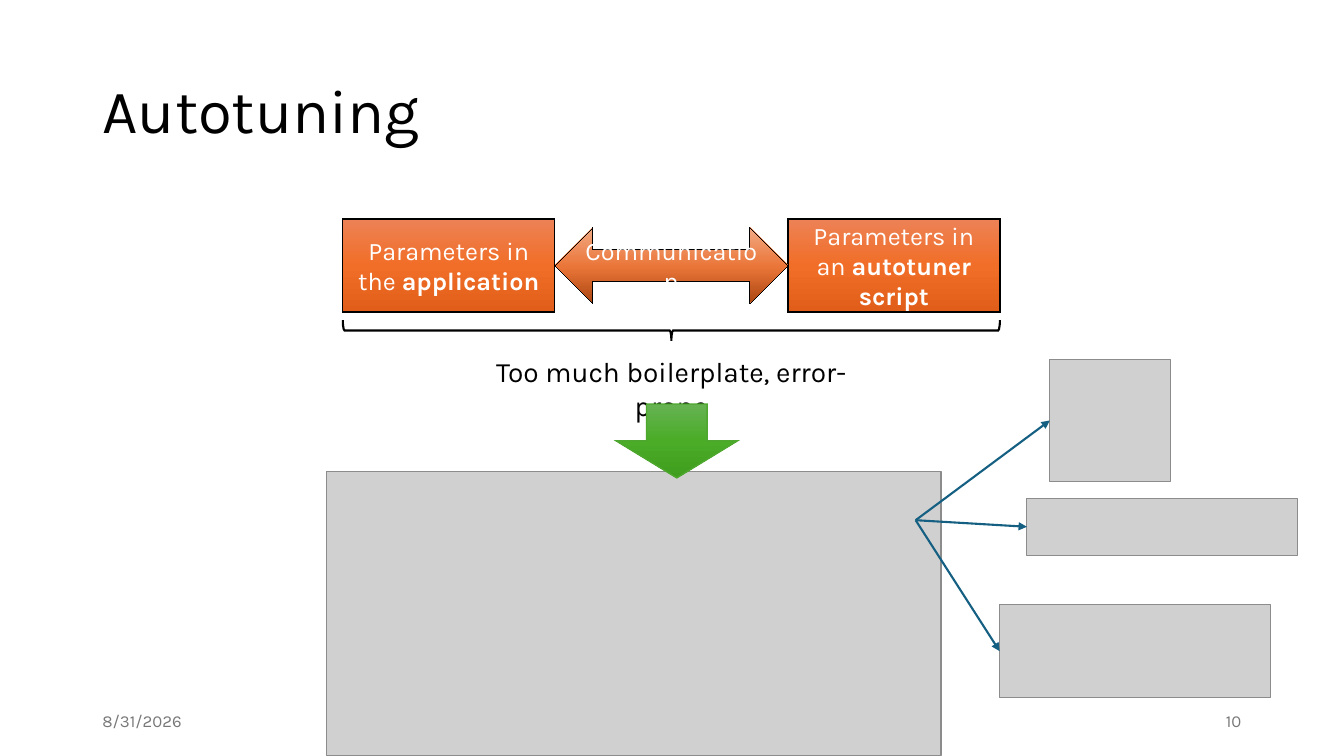
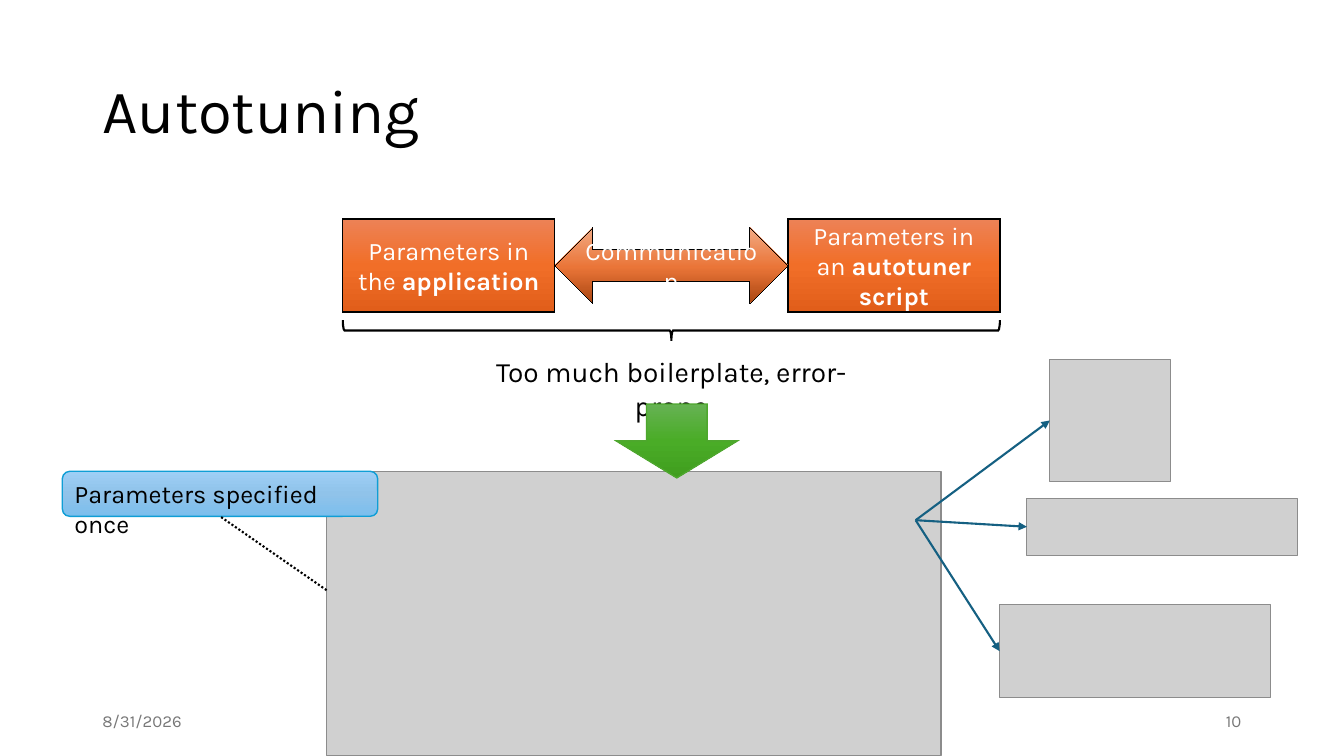
Before and after one commit to jiriklepl/phd-thesis, a slide deck: slide 10 of slides/Optimizing Memory Layouts and Traversal Orders in High-Performance Computing.pptx. Drawn at 1344x756 pixels with LibreOffice and Linux fonts; fonts in the diff are those of the drawing; grey boxes stand for pictures. Boxes give left, top, right and bottom in pixels: in the first picture for what was removed or moved away, otherwise in the second. Text is boxed around its words. In the diff, an @@ line names an element or a change of style, - is before the commit and + after.

```diff
--- a/slides/Optimizing Memory Layouts and Traversal Orders in High-Performance Computing.pptx
+++ b/slides/Optimizing Memory Layouts and Traversal Orders in High-Performance Computing.pptx
@@ rounded rectangle added at (63, 472, 378, 517), fill gradient #9ECFF5 to #90C4EB to #7CBEED, outline #0F9ED5 1 pt, 18 pt, text #000000 @@
+Parameters specified once
@@ line added from (327, 591) to (220, 516), #000000 1.5 pt dashed @@
```
Also in this commit, not shown: 15 other slides changed.
